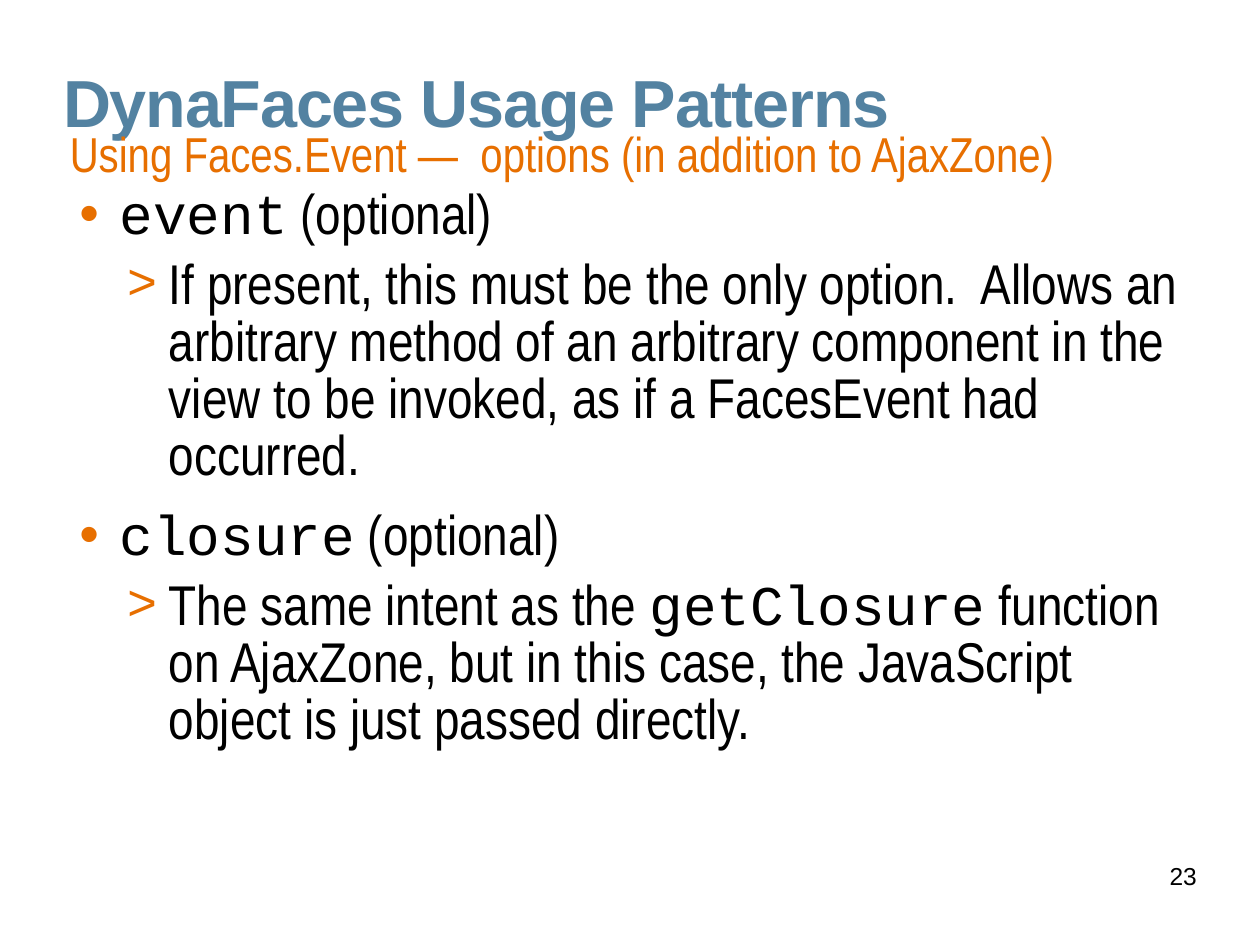
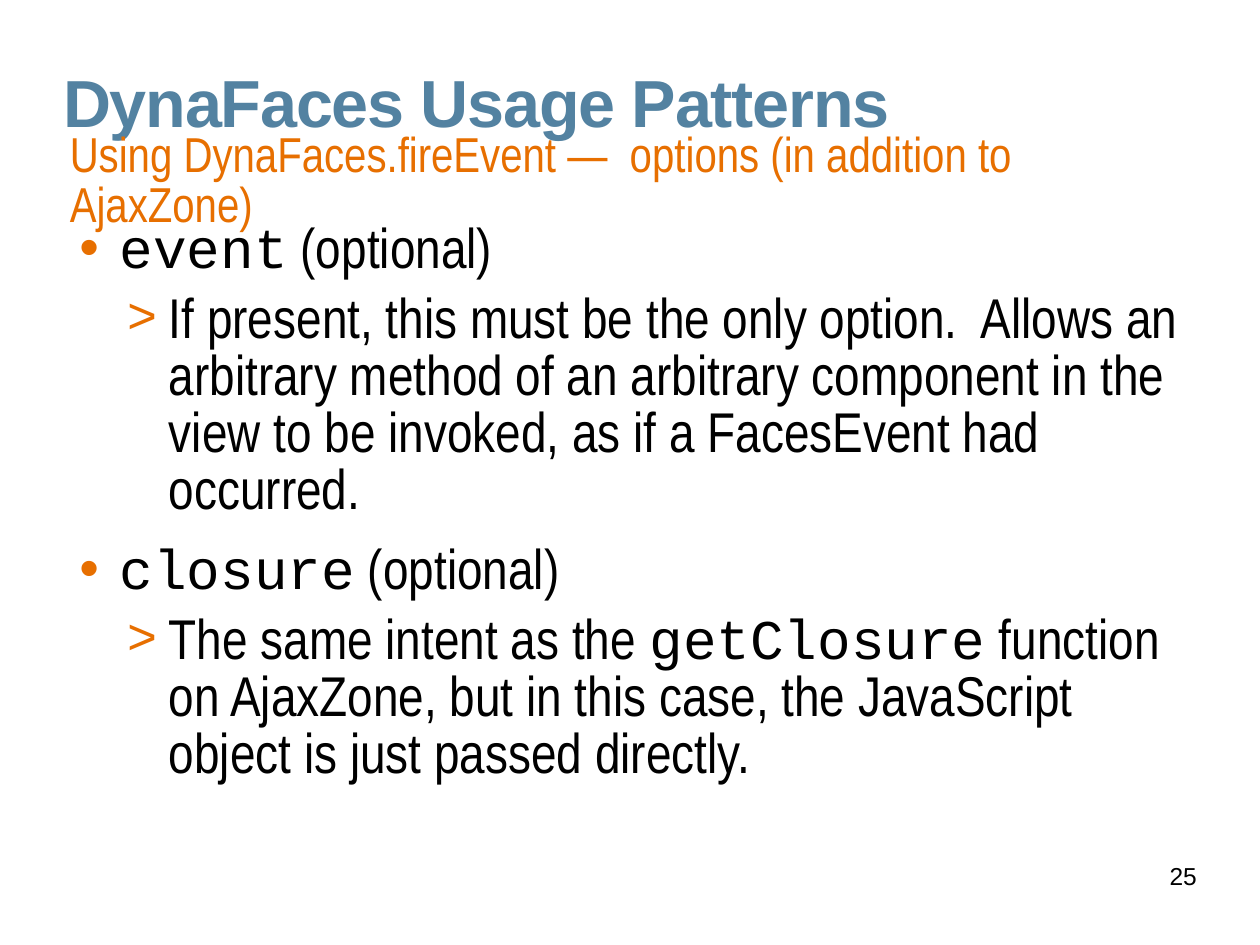
Before and after one commit to javaee/javaserverfaces-extensions, a slide deck: slide 25 of www/slides/dynafaces-advanced.odp (slide 23 before the commit). Drawn at 1260x945 pixels with LibreOffice and Linux fonts; fonts in the diff are those of the drawing; background and template pictures are left out. Boxes give left, top, right and bottom in pixels: in the first picture for what was removed or moved away, otherwise in the second. Text is boxed around its words. In the diff, an @@ line names an element or a change of style, - is before the commit and + after.

```diff
--- a/www/slides/dynafaces-advanced.odp
+++ b/www/slides/dynafaces-advanced.odp
@@ text at [70, 132, 1012, 231]: text changed @@
-Using Faces.Event — options (in addition to AjaxZone)
+Using DynaFaces.fireEvent — options (in addition to AjaxZone)
@@ text "event (optional)": place and size @@
-text "event (optional)" at [120, 193, 1177, 749]
+text "event (optional)" at [120, 227, 1177, 783]
@@ page number at [1170, 868, 1197, 886]: text changed @@
-23
+25
```
Also in this commit, not shown: 16 other slides changed, 2 slides added, 1 other file.
